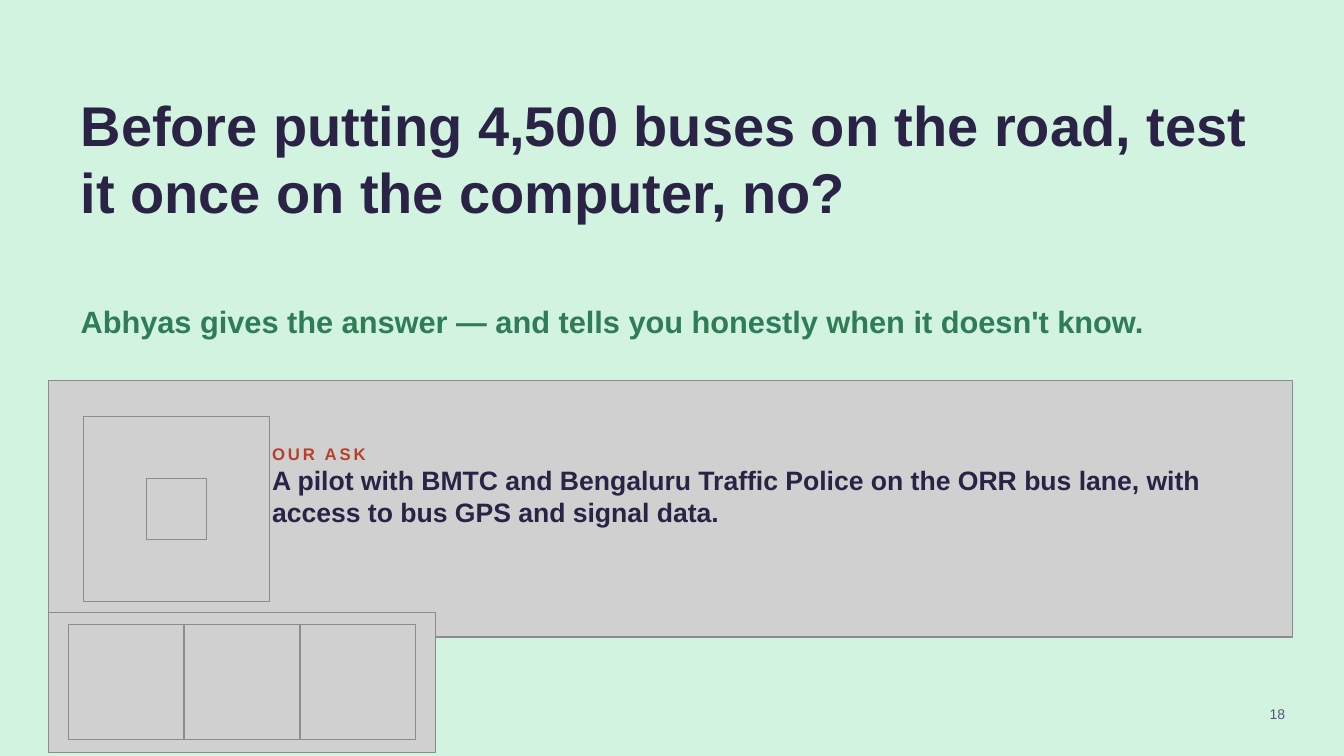
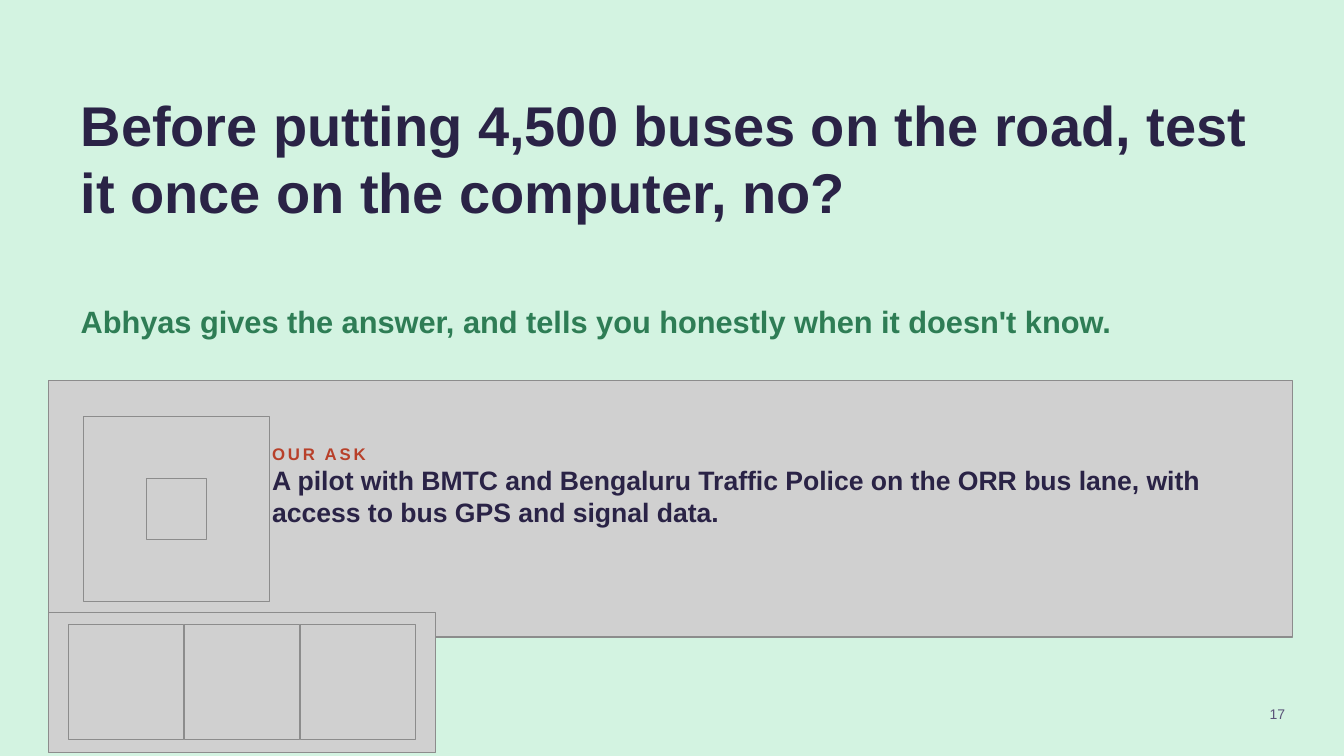
Before and after one commit to UnKnownnPasta/Abhyas, a slide deck: slide 17 of presentation/Abhyas_SIH2026_Finale.pptx (slide 18 before the commit). Drawn at 1344x756 pixels with LibreOffice and Linux fonts; fonts in the diff are those of the drawing; grey boxes stand for pictures. Boxes give left, top, right and bottom in pixels: in the first picture for what was removed or moved away, otherwise in the second. Text is boxed around its words. In the diff, an @@ line names an element or a change of style, - is before the commit and + after.

```diff
--- a/presentation/Abhyas_SIH2026_Finale.pptx
+++ b/presentation/Abhyas_SIH2026_Finale.pptx
@@ text at box(81, 310, 1111, 338): text changed @@
-Abhyas gives the answer — and tells you honestly when it doesn't know.
+Abhyas gives the answer, and tells you honestly when it doesn't know.
@@ page number at box(1270, 709, 1286, 719): text changed @@
-18
+17
```
Also in this commit, not shown: 9 other slides changed, 1 slide removed.
